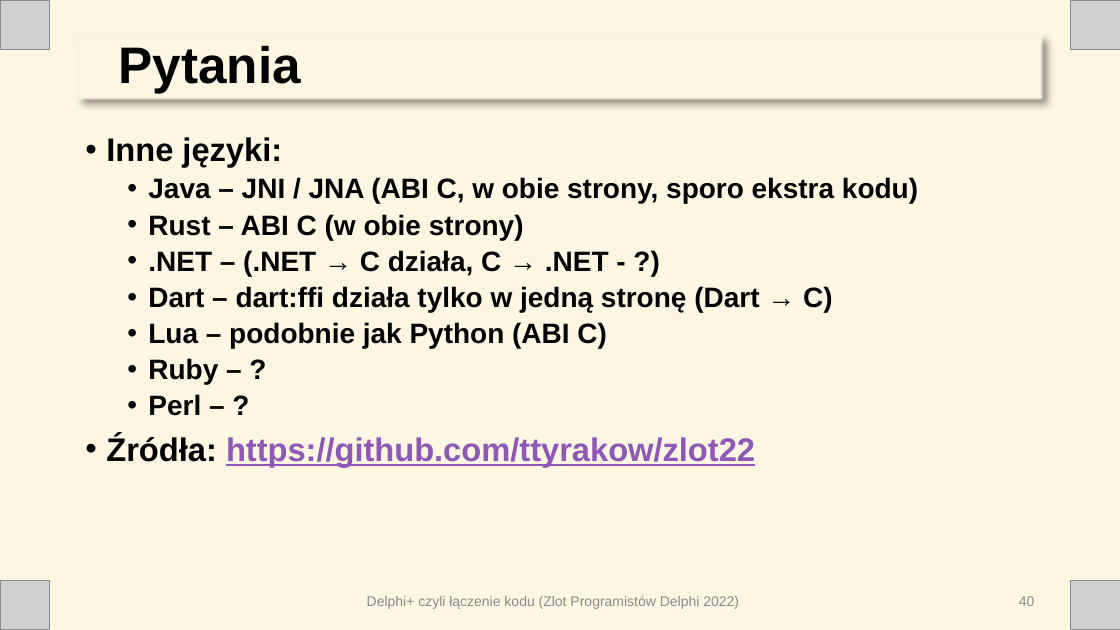
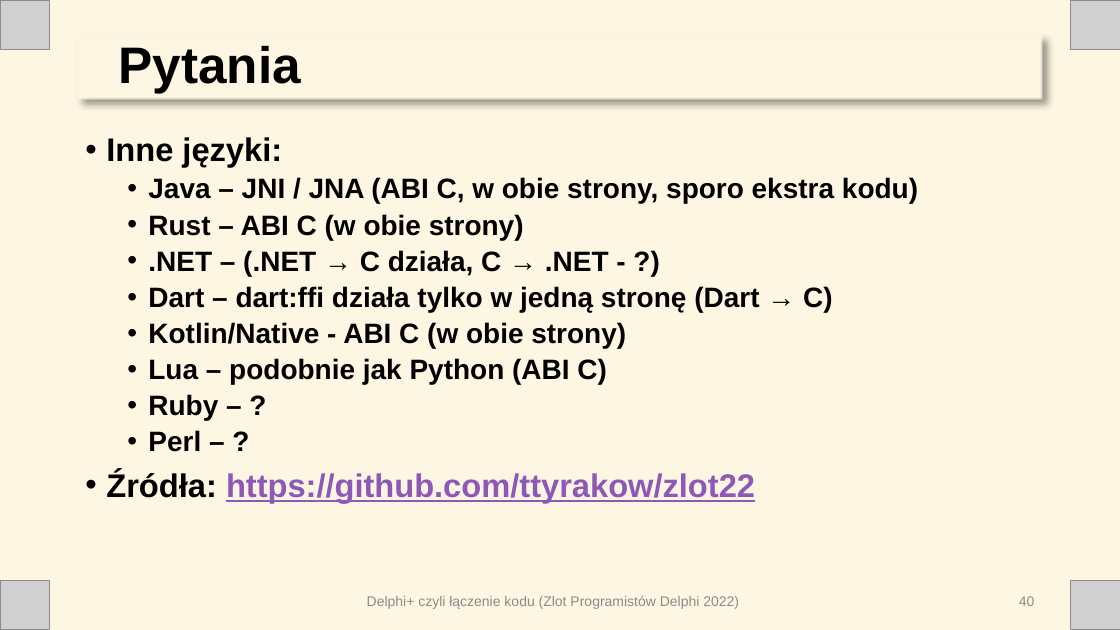
Before and after one commit to ttyrakow/zlot22, a slide deck: slide 40 of prezentacja/DelphiPlus.pptx. Drawn at 1120x630 pixels with LibreOffice and Linux fonts; fonts in the diff are those of the drawing; grey boxes stand for pictures. Boxes give left, top, right and bottom in pixels: in the first picture for what was removed or moved away, otherwise in the second. Text is boxed around its words. In the diff, an @@ line names an element or a change of style, - is before the commit and + after.

```diff
--- a/prezentacja/DelphiPlus.pptx
+++ b/prezentacja/DelphiPlus.pptx
@@ text at bbox=[148, 322, 626, 348]: paragraph added @@
+  • Kotlin/Native - ABI C (w obie strony)
```
Also in this commit, not shown: 1 other slide changed, 2 other files.
